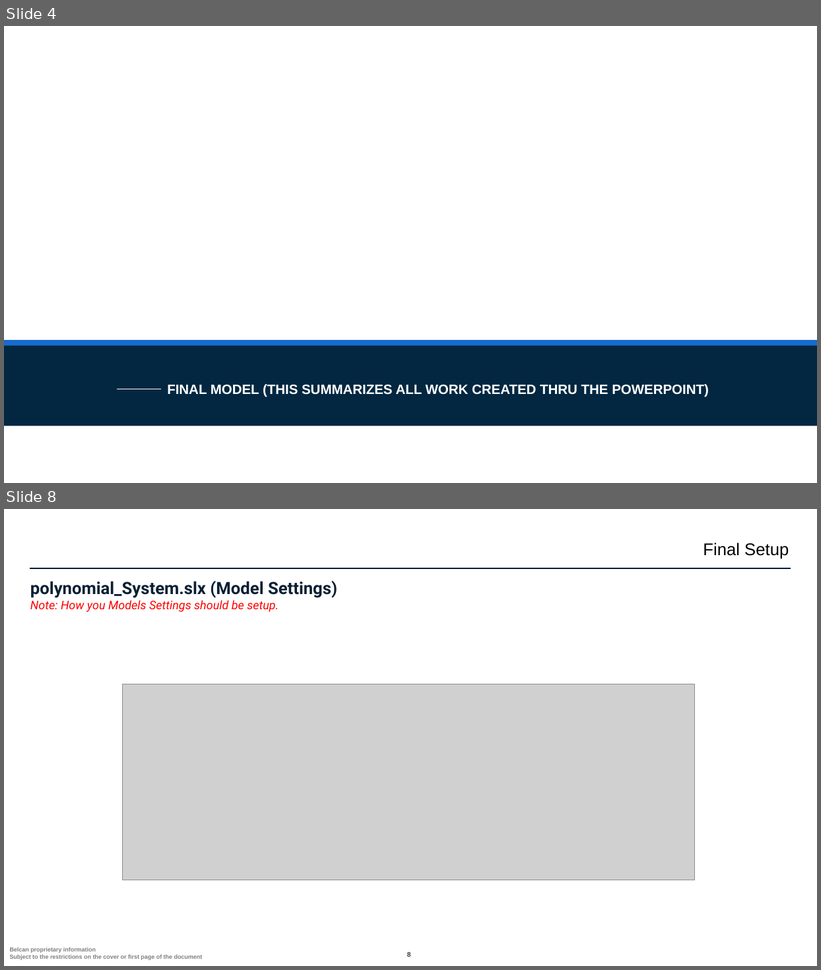
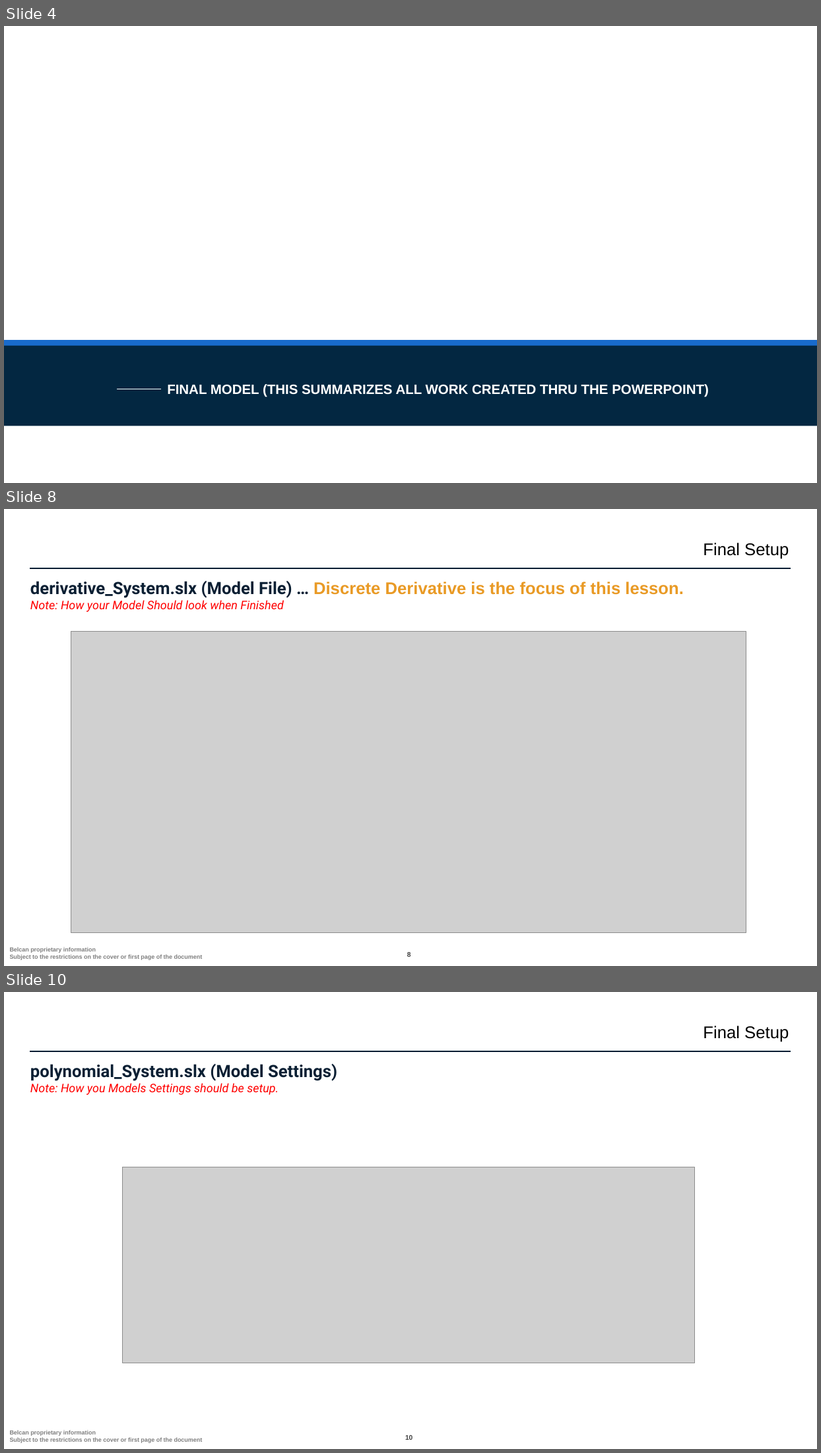
Before and after one commit to ntylerbelcan/aviation-controls-simulink-training-Belcan, a slide deck: ch02/Chapter 2 02_derivative_System.pptx. Shown one above the other, each under a label of ours: slides 4 and 8 before the commit, slides 4, 8 and 10 after it; the slides between them are not shown. The pictures are 821x970 and 821x1453 pixels, drawn with LibreOffice and Linux fonts; fonts in the diff are those of the drawing; grey boxes stand for pictures; background and template pictures are left out. Boxes give left, top, right and bottom in pixels: in the first picture for what was removed or moved away, otherwise in the second. Text is boxed around its words. In the diff, an @@ line names an element or a change of style, - is before the commit and + after.

```diff
--- a/ch02/Chapter 2 02_derivative_System.pptx
+++ b/ch02/Chapter 2 02_derivative_System.pptx
@@ slide 8 added at (x1=4, y1=509, x2=817, y2=966), background #FFFFFF; not listed: 3 template elements that a slide beside it also shows @@
@@ text added at (x1=703, y1=543, x2=789, y2=559), 20 pt, text #000000 @@
+Final Setup
@@ title added at (x1=30, y1=581, x2=683, y2=612), 20 pt, text #E99A25, bold @@
+derivative_System.slx (Model File) … Discrete Derivative is the focus of this lesson.
+Note: How your Model Should look when Finished
@@ picture added at (x1=71, y1=632, x2=746, y2=933) @@
@@ what was slide 8 is now slide 10 @@
@@ page number at (x1=405, y1=1436, x2=413, y2=1440): text changed @@
-8
+10
```
Also in this commit, not shown: 9 slides changed, 9 other slides added, 11 other files.
